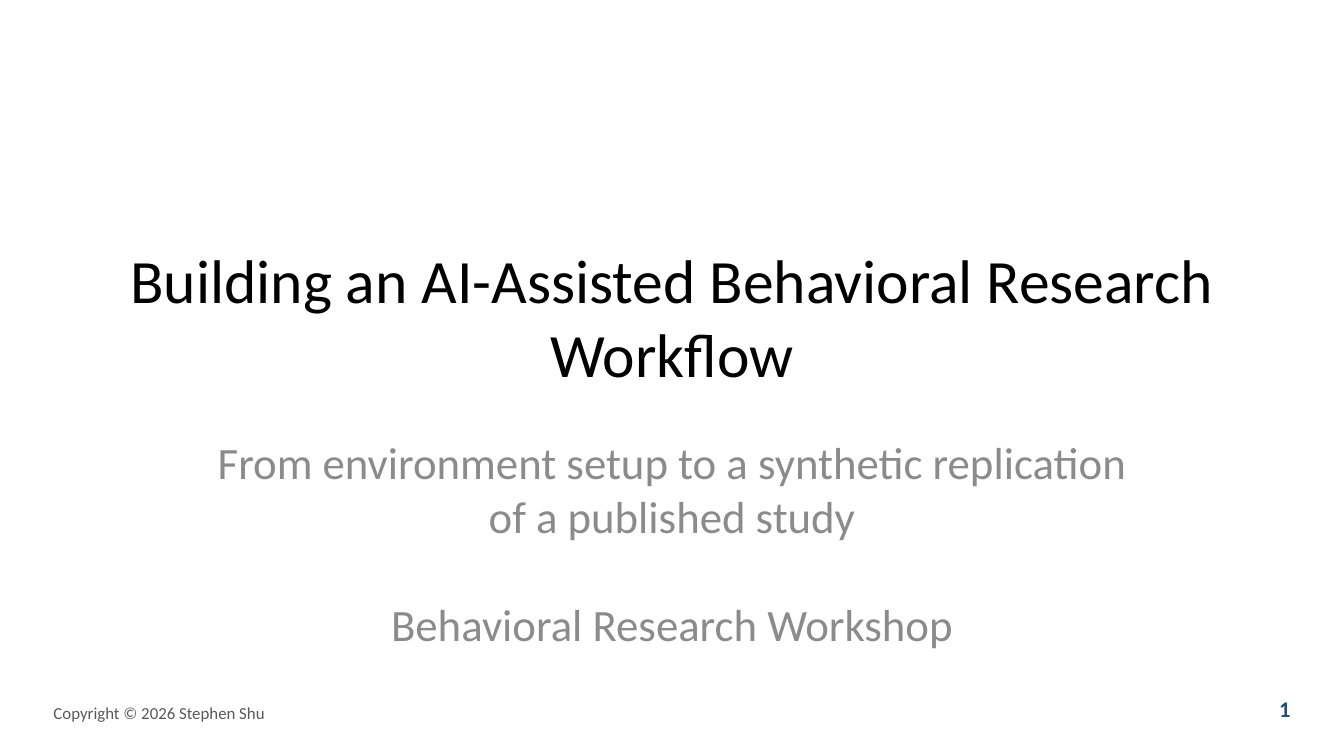
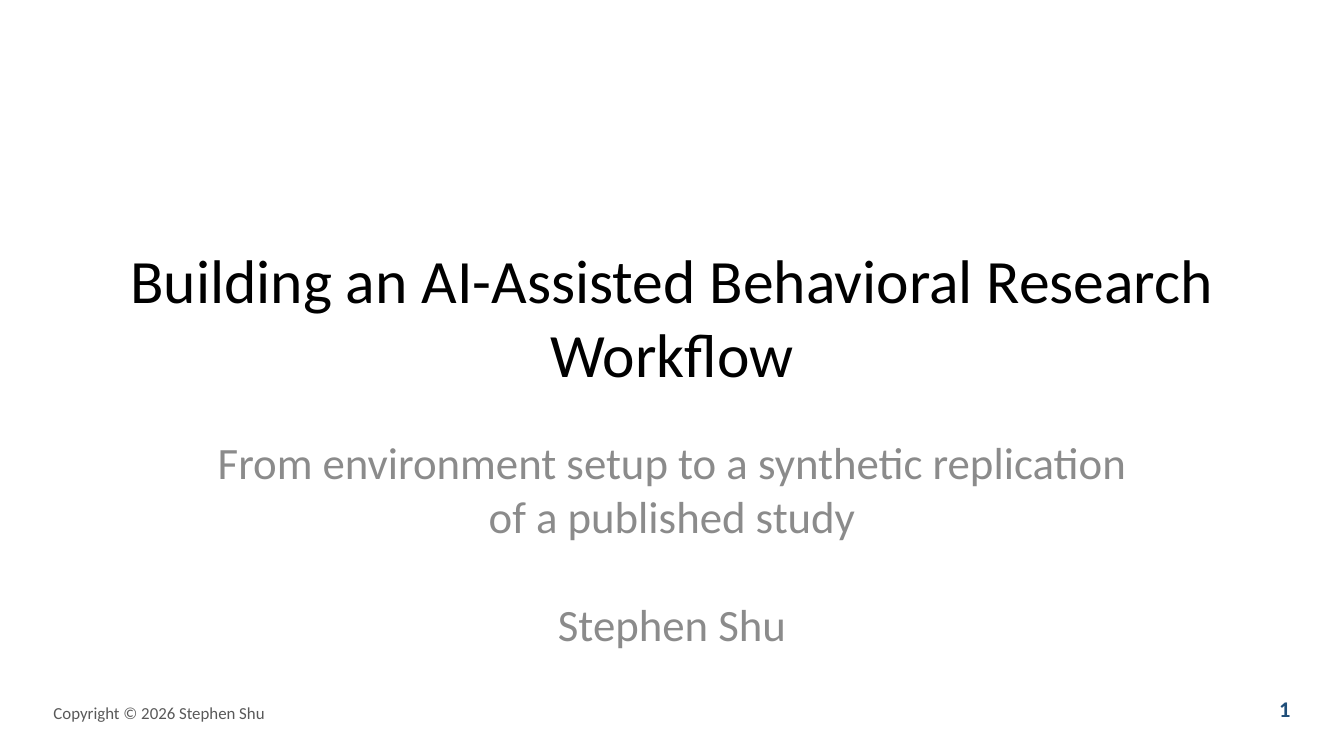
Before and after one commit to prof-stephenshu/behavioral-research-env, a slide deck: slide 1 of presentations/2026-workshop/slides.pptx. Drawn at 1344x756 pixels with LibreOffice and Linux fonts; fonts in the diff are those of the drawing. Boxes give left, top, right and bottom in pixels: in the first picture for what was removed or moved away, otherwise in the second. Text is boxed around its words. In the diff, an @@ line names an element or a change of style, - is before the commit and + after.

Commit message:
Make author name consistent with footer copyright
Both slides.md and workbook.md listed author as Behavioral Research
Workshop while the footer and title slide already said Stephen Shu --
changed both to Stephen Shu and regenerated slides.pptx and
workbook.pdf.

```diff
--- a/presentations/2026-workshop/slides.pptx
+++ b/presentations/2026-workshop/slides.pptx
@@ subtitle at [218, 448, 1126, 641]: text changed @@
-From environment setup to a synthetic replication of a published study
-Behavioral Research Workshop
+From environment setup to a synthetic replication of a published study
+Stephen Shu
```
Also in this commit, not shown: 3 other files.
